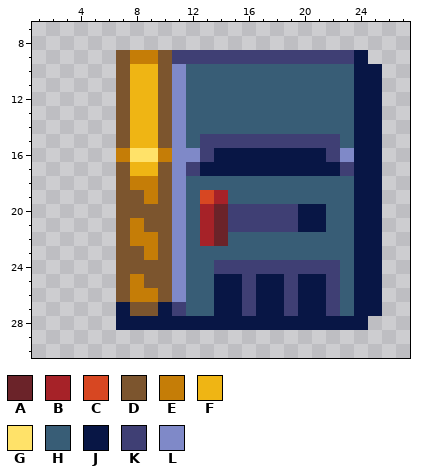
Two versions of one pixel-art sprite, Resources/Textures/Structures/Piping/disposal.rsi/conmailing.png. Above: the version before the commit.
The file is 32x32 pixels. Shown: x 1..27, y 7..30.
Palette (. is transparent): A #6b2329  B #a62228  C #d74722  D #7c552e  E #c57d07  F #efb514  G #ffe269  H #385d76  J #081645  K #3f3f74  L #7f89c8
The result:
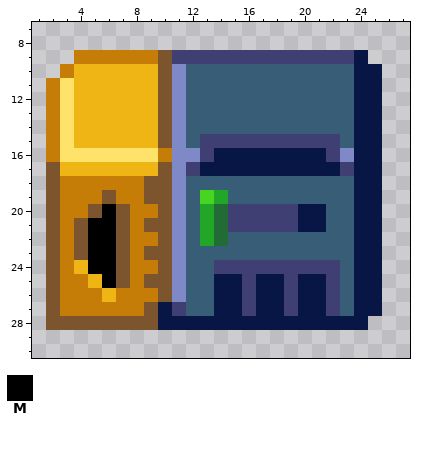
Colours new in this view: M #000000
From old to new:
Colour A changes from #6b2329 to #236b36.
Colour B changes from #a62228 to #21a628.
Colour C changes from #d74722 to #46d622.
The author put colour D in rows 17 to 18 at x 2; in row 19 at x 2 and 6; in row 20 at x 2 and 5; in rows 21 to 23 at x 2 and 4; in rows 24 to 27 at x 2; in row 28 at x 2 to 6.
Colour E becomes colour D in rows 18 to 19 at x 9; in row 23 at x 9.
Colour J becomes colour D in row 28 at x 7 to 9.
The author put colour E in row 9 at x 4 to 6; in row 10 at x 3; in rows 11 to 16 at x 2; in row 18 at x 3 to 6; in row 19 at x 3 to 5; in row 20 at x 3 to 4.
The author put colour E in rows 21 to 24 at x 3; in row 25 at x 3 to 4; in row 26 at x 3 to 5; in row 27 at x 3 to 6.
Colour D becomes colour E in row 9 at x 7; in row 18 at x 7; in row 19 at x 7 to 8; in row 20 at x 8 to 9; in row 23 at x 8; in row 24 at x 8 to 9.
Colour D becomes colour E in row 26 at x 7; in row 27 at x 8.
Colour J becomes colour E in row 27 at x 7.
The author put colour F in rows 10 to 15 at x 4 to 6; in row 17 at x 3 to 6; in row 24 at x 4; in row 25 at x 5; in row 26 at x 6.
Colour D becomes colour F in rows 10 to 15 at x 7; in row 17 at x 7.
The author put colour G in rows 11 to 15 at x 3; in row 16 at x 3 to 6.
Colour E becomes colour G in row 16 at x 7.
The author put colour M in row 20 at x 6; in rows 21 to 24 at x 5 to 6; in row 25 at x 6.
Boxes around the changes in both pictures, in picture pixels (x1, y1, x2, y2):
changed: (46, 50, 158, 330)
changed: (200, 190, 228, 246)
